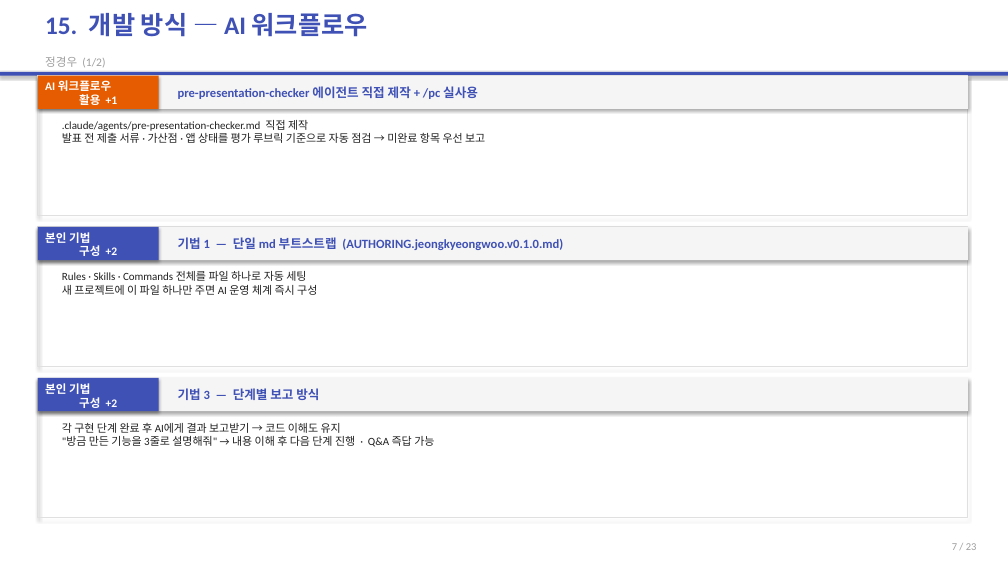
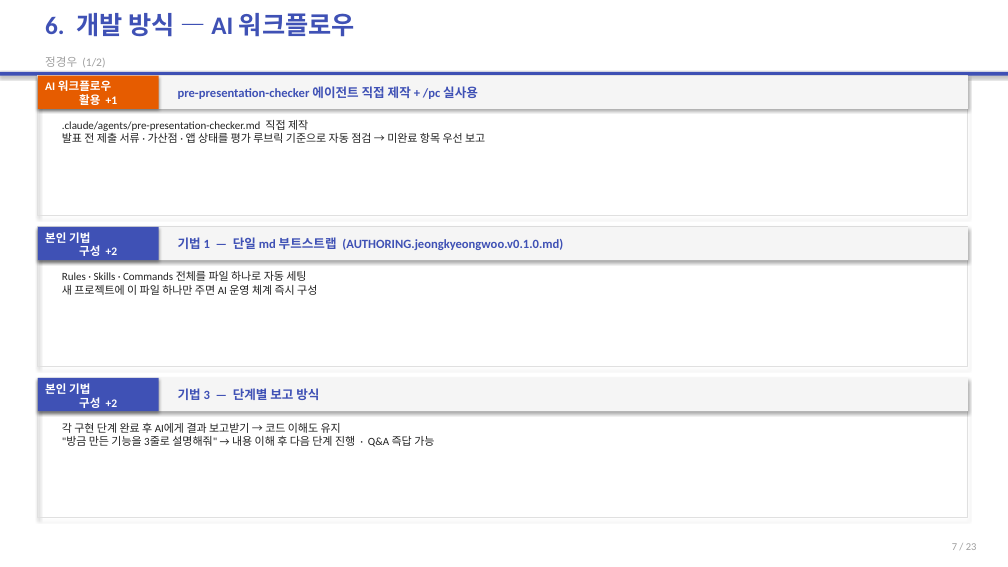
Before and after one commit to 2022136020/project_c, a slide deck: slide 7 of portfolio-tracker/presentation/portfolio-tracker-final.pptx. Drawn at 1008x567 pixels with LibreOffice and Linux fonts; fonts in the diff are those of the drawing. Boxes give left, top, right and bottom in pixels: in the first picture for what was removed or moved away, otherwise in the second. Text is boxed around its words. In the diff, an @@ line names an element or a change of style, - is before the commit and + after.

```diff
--- a/portfolio-tracker/presentation/portfolio-tracker-final.pptx
+++ b/portfolio-tracker/presentation/portfolio-tracker-final.pptx
@@ text at bbox=[45, 13, 355, 37]: text changed @@
-15. 개발 방식 — AI 워크플로우
+6. 개발 방식 — AI 워크플로우
```
Also in this commit, not shown: 13 other slides changed, 1 other file.
